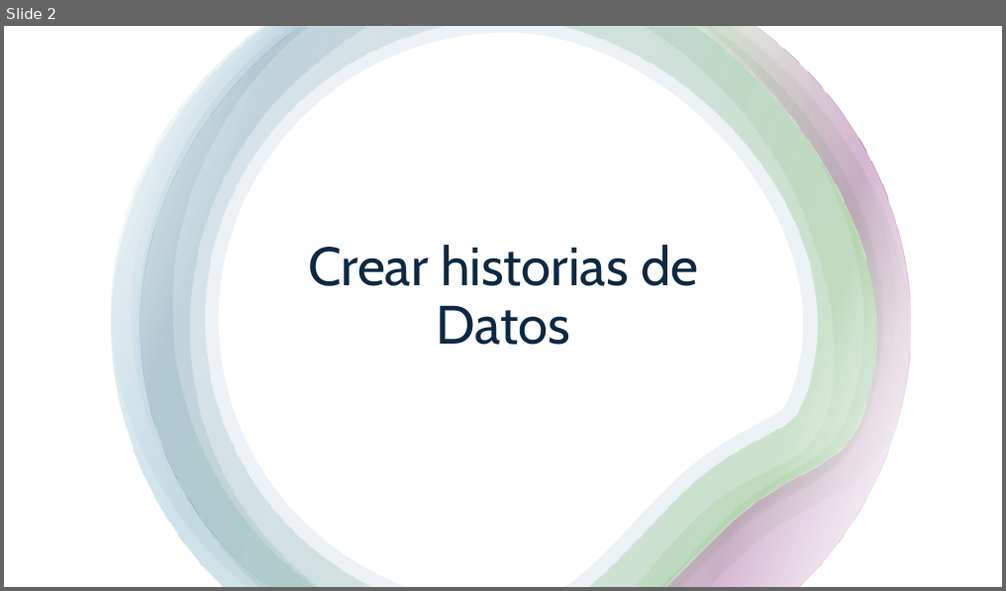
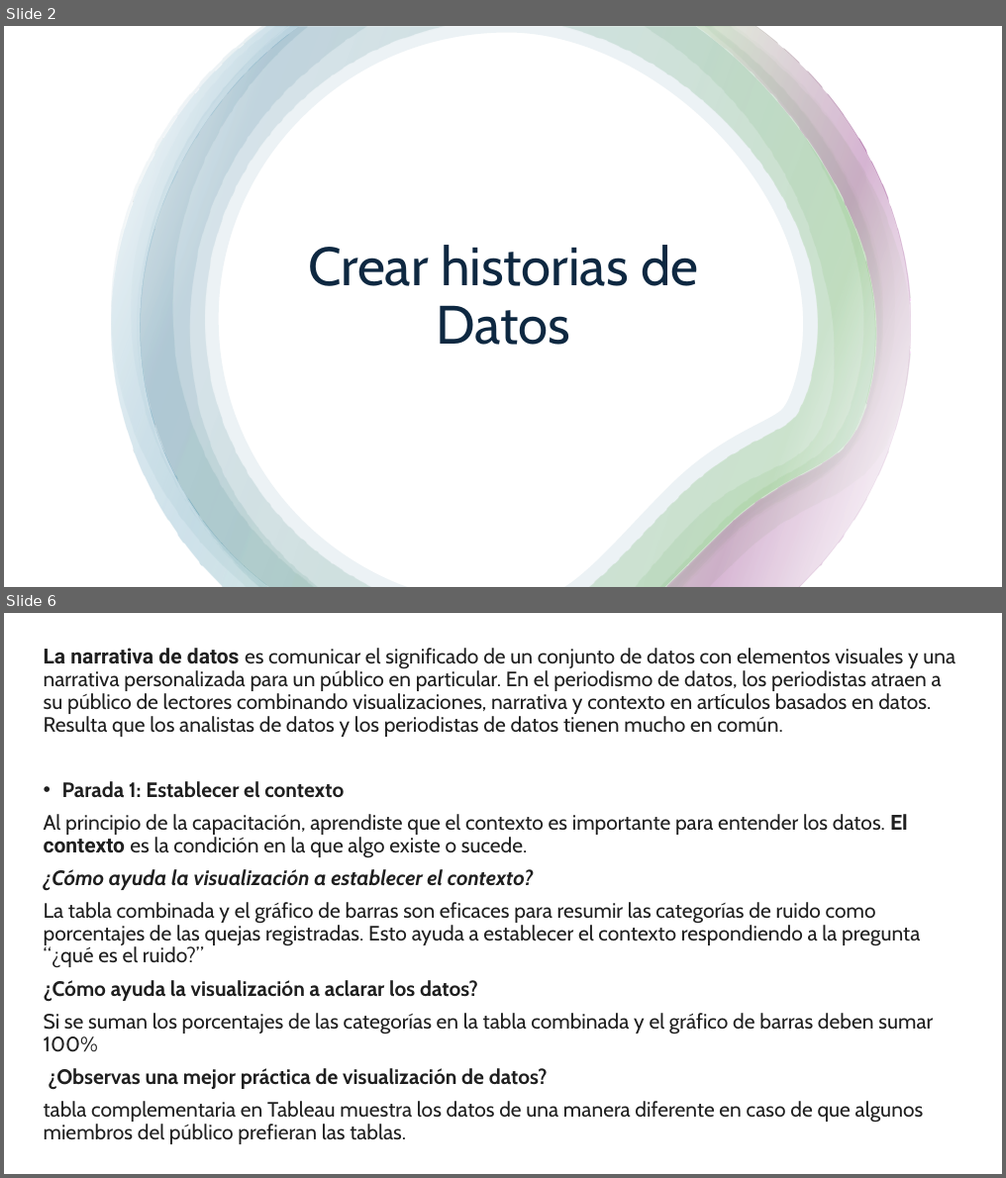
Before and after one commit to megath12/Data_Analysis_Google, a slide deck: 6_2_compartir_datos_visualizacion.pptx. Shown one above the other, each under a label of ours: slide 2 before the commit, slides 2 and 6 after it; the slides between them are not shown. The pictures are 1006x591 and 1006x1178 pixels, drawn with LibreOffice and Linux fonts; fonts in the diff are those of the drawing. Boxes give left, top, right and bottom in pixels: in the first picture for what was removed or moved away, otherwise in the second. Text is boxed around its words. In the diff, an @@ line names an element or a change of style, - is before the commit and + after.

```diff
--- a/6_2_compartir_datos_visualizacion.pptx
+++ b/6_2_compartir_datos_visualizacion.pptx
@@ slide 6 added at (4, 613, 1002, 1174), background #FFFFFF @@
@@ text added at (44, 648, 955, 1117), 20 pt, text #1F1F1F @@
+La narrativa de datos es comunicar el significado de un conjunto de datos con elementos visuales y una narrativa personalizada para un público en particular. En el periodismo de datos, los periodistas atraen a su público de lectores combinando visualizaciones, narrativa y contexto en artículos basados en datos. Resulta que los analistas de datos y los periodistas de datos tienen mucho en común.
+• Parada 1: Establecer el contexto
+Al principio de la capacitación, aprendiste que el contexto es importante para entender los datos. El contexto es la condición en la que algo existe o sucede.
+¿Cómo ayuda la visualización a establecer el contexto?
+La tabla combinada y el gráfico de barras son eficaces para resumir las categorías de ruido como porcentajes de las quejas registradas. Esto ayuda a establecer el contexto respondiendo a la pregunta “¿qué es el ruido?”
+¿Cómo ayuda la visualización a aclarar los datos?
+Si se suman los porcentajes de las categorías en la tabla combinada y el gráfico de barras deben sumar 100%
+¿Observas una mejor práctica de visualización de datos?
+tabla complementaria en Tableau muestra los datos de una manera diferente en caso de que algunos miembros del público prefieran las tablas.
```
Also in this commit, not shown: 12 other slides added, 1 slide removed, 4 other files.
